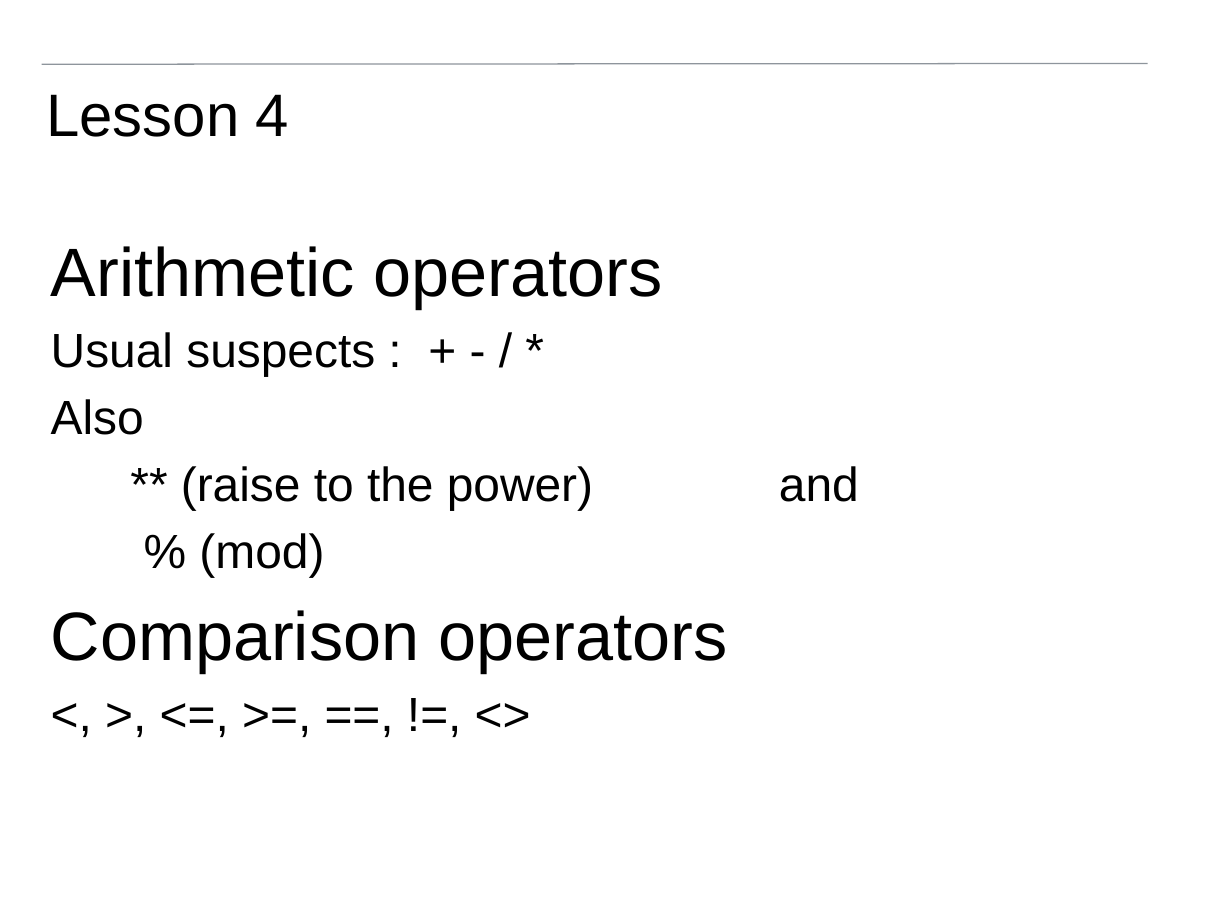
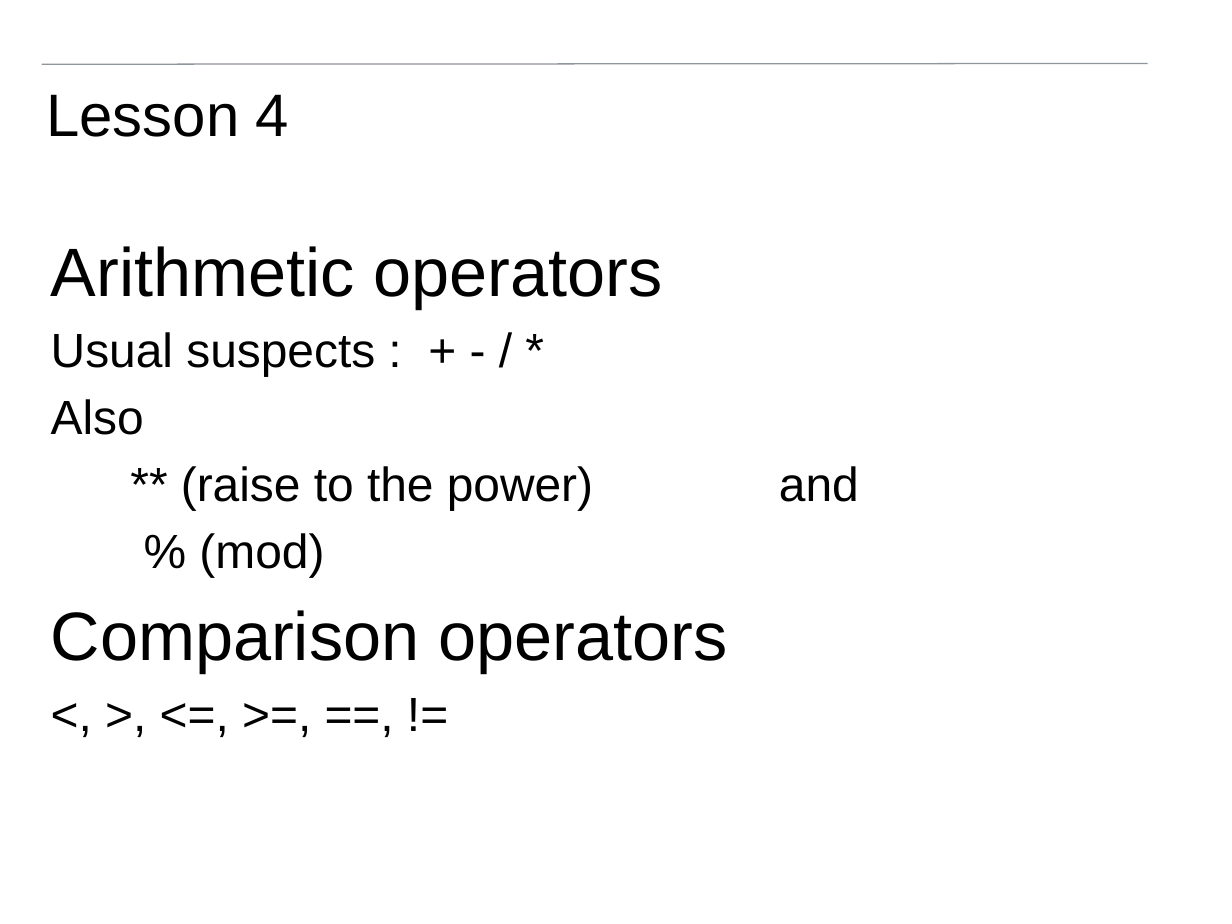
Before and after one commit to pfsmyth/Cambridge, a slide deck: slide 52 of lessons/Introduction to programming.pptx (slide 54 before the commit). Drawn at 1232x924 pixels with LibreOffice and Linux fonts; fonts in the diff are those of the drawing; background and template pictures are left out. Boxes give left, top, right and bottom in pixels: in the first picture for what was removed or moved away, otherwise in the second. Text is boxed around its words. In the diff, an @@ line names an element or a change of style, - is before the commit and + after.

```diff
--- a/lessons/Introduction to programming.pptx
+++ b/lessons/Introduction to programming.pptx
@@ text at <box>51,246,727,672</box>: text changed @@
-<, >, <=, >=, ==, !=, <>
+<, >, <=, >=, ==, !=
```
Also in this commit, not shown: 42 other slides changed, 2 slides removed, 2 other files.
